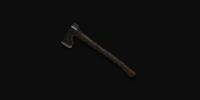
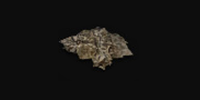
Two versions of the same layered image (200x100). Layer-by-layer changes:
added group "materials" with 5 layers above "tools" over [58, 23, 137, 81]
added layer "burlap" in group "materials" over [58, 23, 137, 81]
hid group "tools" (10 layers) over [58, 23, 137, 81]
